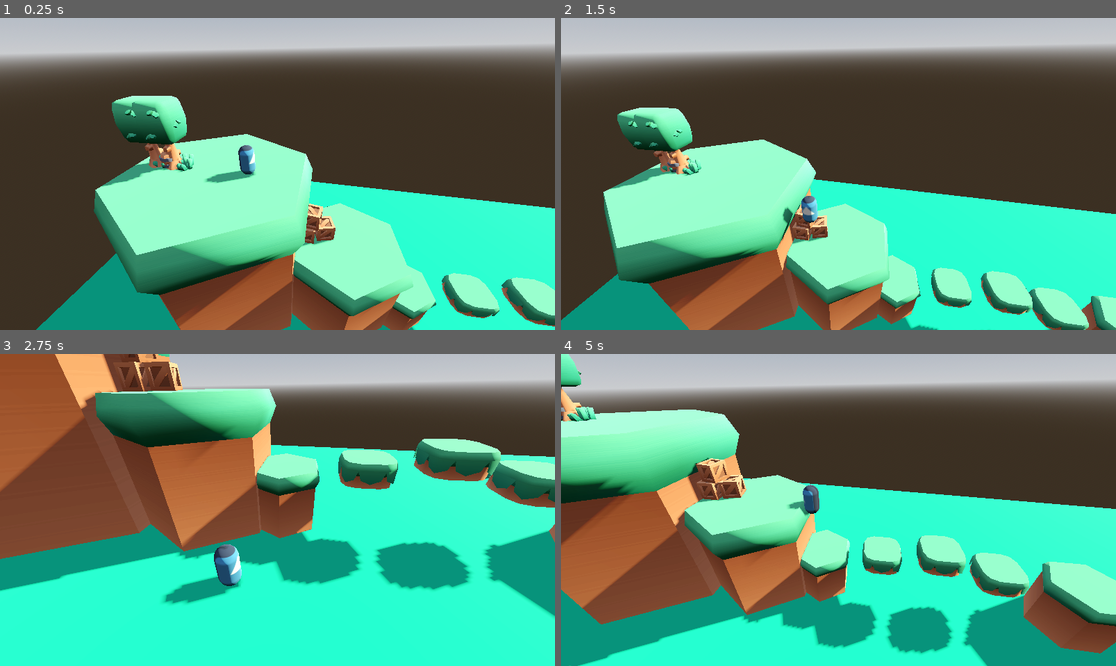
Above: before the commit, frames 1-4 (two rows, left to right).
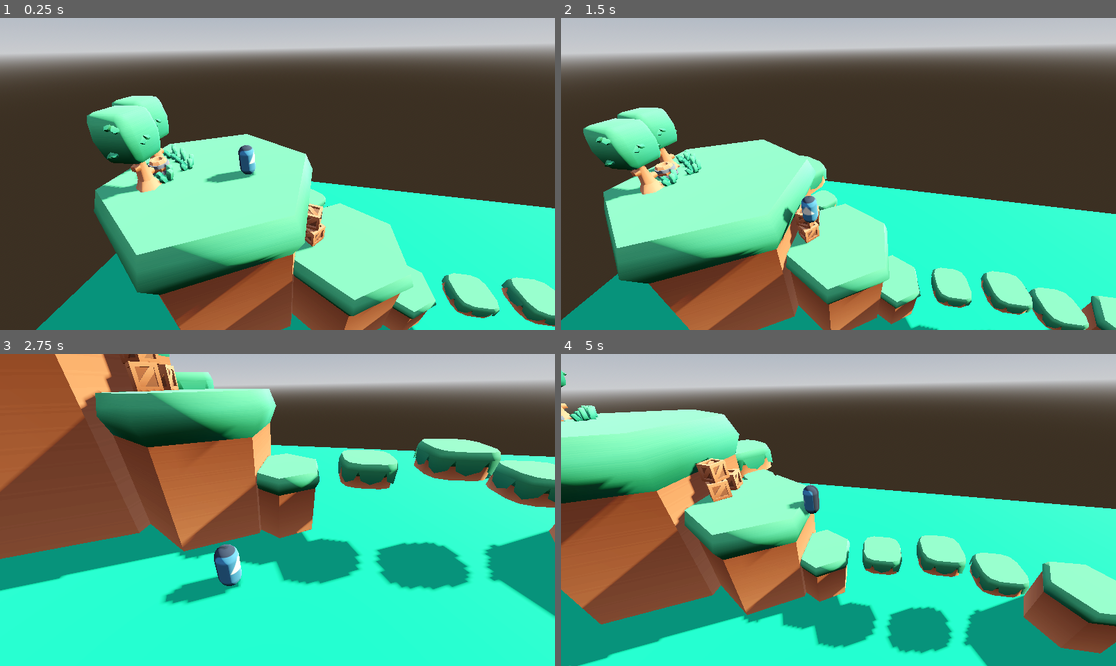
Above: after the commit, the same moments.

Repository: alocinny/3d-game-platformer
Game: Godot game, scene res://scenes/main.tscn
Two runs of this game, one before a commit and one after it. Both use one fixed random seed, a clock stepped at 60 frames per second and the inputs below. The engine's default icon, where the game draws it, is replaced by a stand-in: a white triangle on a blue panel in a dark square.
Inputs:
- Up to frame 1 (0.25 s): no input
- Up to frame 2 (1.5 s): hold D (right) 0.53-1.28 s; tap Space (jump) at 0.77 s; hold S (backwards) from 1.28 s (still down)
- Up to frame 3 (2.75 s): tap Space (jump) at 1.52 s; release S (backwards) at 2.03 s; hold D (right) from 2.03 s (still down)
- Up to frame 4 (5 s): release D (right) at 2.78 s; hold W (forward) 2.78-3.53 s; tap Space (jump) at 3.02, 3.77, 4.52 s; hold A (left) from 3.53 s (still down)

The runs differ from the first frame. In frame 1, 4.4% of the frame differs, in the area x 15-61%, y 24-81%; in frame 2, 4.2%; in frame 3, 1.1%; in frame 4, 1.8%.

Commit message:
fix blocos mapa

Diff:
--- a/scenes/world.tscn
+++ b/scenes/world.tscn
@@ -91,55 +91,55 @@
 transform = Transform3D(0.58938, 0, -0.807856, 0, 1, 0, 0.807856, 0, 0.58938, -0.0720841, 3, -19.0972)
 
 [node name="crate4" parent="." instance=ExtResource("6_ic0uy")]
-transform = Transform3D(-0.960493, 0, -0.278304, 0, 1, 0, 0.278304, 0, -0.960493, 0, 3, 5.0985)
+transform = Transform3D(-0.960493, 0, -0.278304, 0, 1, 0, 0.278304, 0, -0.960493, -0.540668, 3, 5.0985)
 
 [node name="crate5" parent="." instance=ExtResource("6_ic0uy")]
 transform = Transform3D(-0.990748, 0, 0.135716, 0, 1, 0, -0.135716, 0, -0.990748, 0, 3.499, 5.05549)
 
 [node name="crate6" parent="." instance=ExtResource("6_ic0uy")]
-transform = Transform3D(-0.790925, 0, 0.611913, 0, 1, 0, -0.611913, 0, -0.790925, 0, 3, 4.99338)
+transform = Transform3D(-0.790925, 0, 0.611913, 0, 1, 0, -0.611913, 0, -0.790925, 0.105042, 3, 4.99338)
 
 [node name="block-grass-hexagon5" parent="." instance=ExtResource("2_pkg7o")]
 transform = Transform3D(1.5, 0, 0, 0, 1.5, 0, 0, 0, 1.5, 0, 0, -9.23799)
 
 [node name="tree3" parent="." instance=ExtResource("1_tlwt5")]
-transform = Transform3D(-0.997228, 0, -0.0744045, 0, 1, 0, 0.0744045, 0, -0.997228, 0, 4.99878, 9.1797)
+transform = Transform3D(-0.997228, 0, -0.0744045, 0, 1, 0, 0.0744045, 0, -0.997228, 1.0796, 4.99878, 9.1797)
 
 [node name="tree4" parent="." instance=ExtResource("1_tlwt5")]
 transform = Transform3D(-0.997228, 0.000719415, -0.074401, 0, 0.999953, 0.00966898, 0.0744045, 0.00964218, -0.997181, 0, 4.98619, 9.76819)
 
 [node name="block-grass-hexagon7" parent="." instance=ExtResource("2_pkg7o")]
-transform = Transform3D(-4.2601, 0, -2.61756, 0, 5, 0, 2.61756, 0, -4.2601, 0, 0, 7.92876)
+transform = Transform3D(-4.2601, 0, -2.61756, 0, 5, 0, 2.61756, 0, -4.2601, 0, 0, 7.929)
 
 [node name="grass5" parent="." instance=ExtResource("3_gbfbk")]
-transform = Transform3D(-0.997228, 0, -0.0744045, 0, 1, 0, 0.0744045, 0, -0.997228, 0, 5, 9.7905)
+transform = Transform3D(-0.997228, 0, -0.0744045, 0, 1, 0, 0.0744045, 0, -0.997228, -0.571443, 5, 9.7905)
 
 [node name="grass6" parent="." instance=ExtResource("3_gbfbk")]
-transform = Transform3D(-0.997228, 0, -0.0744045, 0, 1, 0, 0.0744045, 0, -0.997228, 0, 5, 8.98847)
+transform = Transform3D(-0.997228, 0, -0.0744045, 0, 1, 0, 0.0744045, 0, -0.997228, 0.697587, 5, 8.98847)
 
 [node name="grass7" parent="." instance=ExtResource("3_gbfbk")]
 transform = Transform3D(-0.982665, 0, 0.185392, 0, 1, 0, -0.185392, 0, -0.982665, 0, 4.99992, 8.81479)
 
 [node name="grass8" parent="." instance=ExtResource("3_gbfbk")]
-transform = Transform3D(-0.997228, 0, -0.0744045, 0, 1, 0, 0.0744045, 0, -0.997228, 0, 5, 9.50358)
+transform = Transform3D(-0.997228, 0, -0.0744045, 0, 1, 0, 0.0744045, 0, -0.997228, -0.364532, 5, 9.33059)
 
 [node name="barrel2" parent="." instance=ExtResource("4_ioo17")]
-transform = Transform3D(-0.997228, 0, -0.0744045, 0, 1, 0, 0.0744045, 0, -0.997228, 0, 4.94055, 9.32469)
+transform = Transform3D(-0.997228, 0, -0.0744045, 0, 1, 0, 0.0744045, 0, -0.997228, 0.434736, 4.94055, 9.32469)
 
 [node name="block-grass-overhang-low7" parent="." instance=ExtResource("5_wse8f")]
-transform = Transform3D(-1.66615, 0, -1.10632, 0, 2, 0, 1.10632, 0, -1.66615, 0, 2.7929, 9.44703)
+transform = Transform3D(-1.66615, 0, -1.10632, 0, 2, 0, 1.10632, 0, -1.66615, -3.40004, 2.7929, 9.44703)
 
 [node name="block-grass-overhang-low8" parent="." instance=ExtResource("5_wse8f")]
-transform = Transform3D(-0.888702, 0.0416643, -1.79122, 0.021303, 1.99956, 0.0359411, 1.79158, -0.00310863, -0.88896, 0, 2.48924, 6.72687)
+transform = Transform3D(-0.888702, 0.0416643, -1.79122, 0.021303, 1.99956, 0.0359411, 1.79158, -0.00310863, -0.88896, -3.40004, 2.48924, 6.72687)
 
 [node name="block-grass-hexagon8" parent="." instance=ExtResource("2_pkg7o")]
 transform = Transform3D(-2.4972, 0, -1.66253, 0, 3, 0, 1.66253, 0, -2.4972, 0, 0, 4.00766)
 
 [node name="block-grass-overhang-low9" parent="." instance=ExtResource("5_wse8f")]
-transform = Transform3D(-0.851223, 0, 0.524803, 0, 1, 0, -0.524803, 0, -0.851223, 0, 2.23827, 5.23588)
+transform = Transform3D(-0.851223, 0, 0.524803, 0, 1, 0, -0.524803, 0, -0.851223, -2.20423, 2.23827, 5.23588)
 
 [node name="block-grass-overhang-low13" parent="." instance=ExtResource("5_wse8f")]
-transform = Transform3D(-0.84623, 0, 0.532817, 0, 1, 0, -0.532817, 0, -0.84623, 0, 3.82138, 10.9836)
+transform = Transform3D(-0.84623, 0, 0.532817, 0, 1, 0, -0.532817, 0, -0.84623, -2.13303, 3.82138, 10.9836)
 
 [node name="block-grass-hexagon9" parent="." instance=ExtResource("2_pkg7o")]
 transform = Transform3D(-0.812938, 0, -0.58235, 0, 1, 0, 0.58235, 0, -0.812938, 0, 0, 1.95685)
